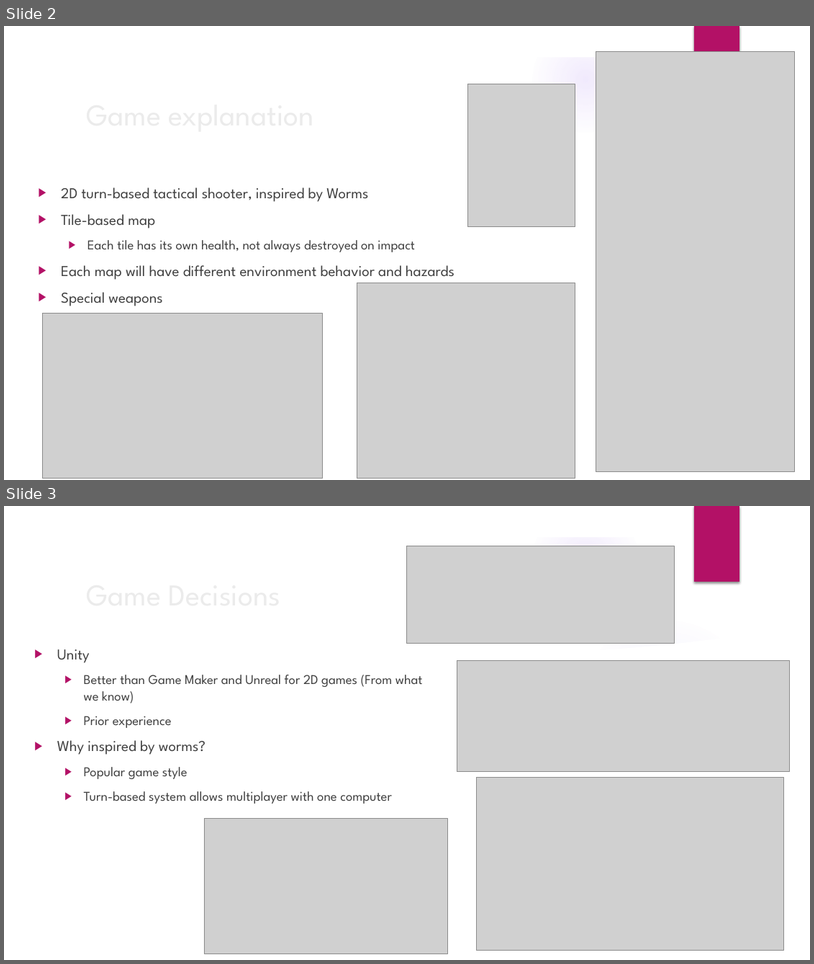
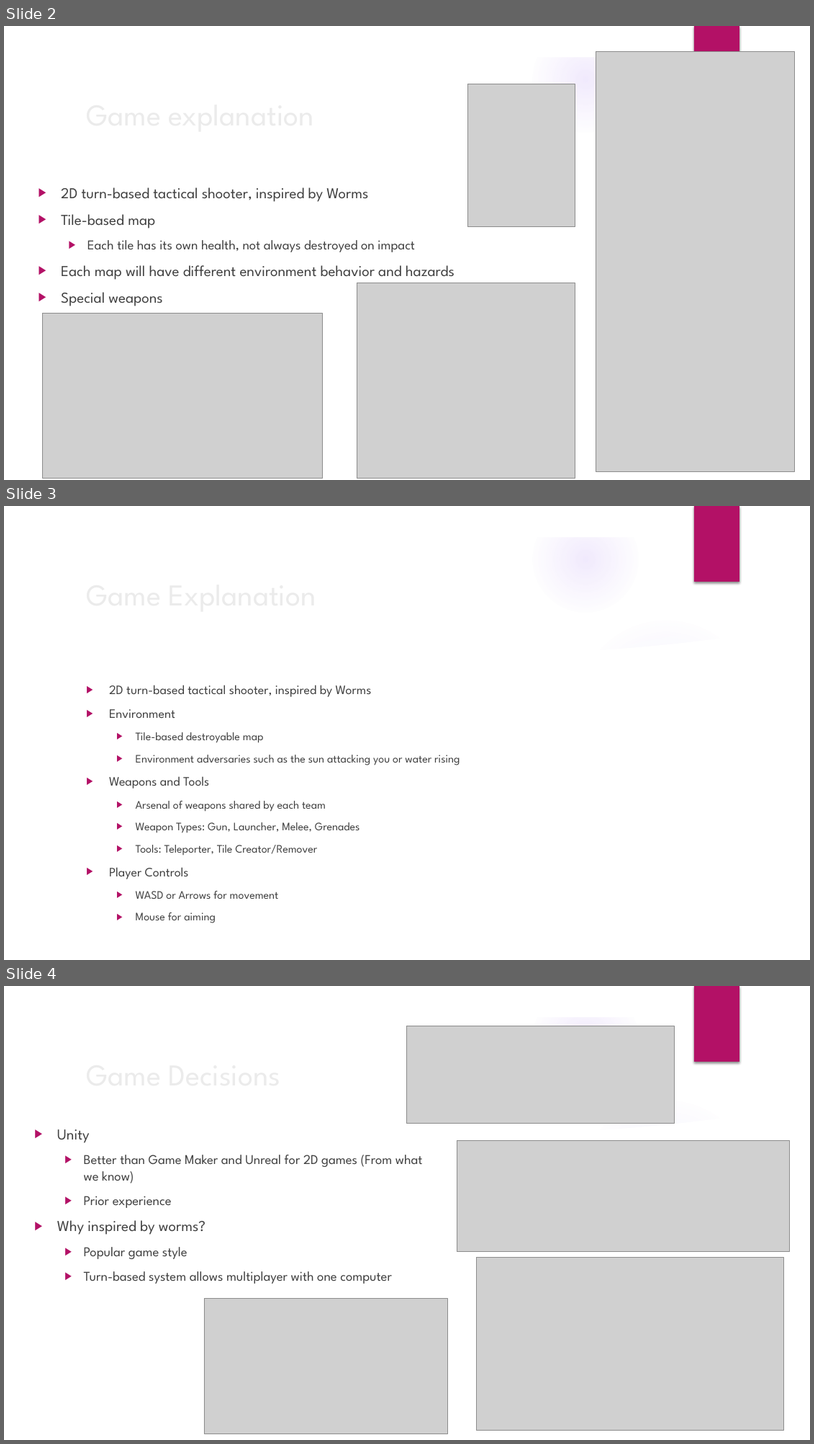
Before and after one commit to trevinofernando/2D-Tactical-Game, a slide deck: Game Proposal.pptx. Shown one above the other, each under a label of ours: slides 2 and 3 before the commit, slides 2, 3 and 4 after it. The pictures are 814x964 and 814x1444 pixels, drawn with LibreOffice and Linux fonts; fonts in the diff are those of the drawing; grey boxes stand for pictures; background and template pictures are left out. Boxes give left, top, right and bottom in pixels: in the first picture for what was removed or moved away, otherwise in the second. Text is boxed around its words. In the diff, an @@ line names an element or a change of style, - is before the commit and + after.

Commit message:
Updates to Game Proposal slides

```diff
--- a/Game Proposal.pptx
+++ b/Game Proposal.pptx
@@ slide 3 added at (x1=4, y1=506, x2=810, y2=960), background picture (left out); not listed: 9 template elements that a slide beside it also shows @@
@@ title added at (x1=80, y1=570, x2=660, y2=617), 36 pt, text #EBEBEB @@
+Game Explanation
@@ text added at (x1=109, y1=685, x2=460, y2=898), 13.6 pt, text #404040 @@
+▶ 2D turn-based tactical shooter, inspired by Worms
+▶ Environment
+  ▶ Tile-based destroyable map
+  ▶ Environment adversaries such as the sun attacking you or water rising
+▶ Weapons and Tools
+  ▶ Arsenal of weapons shared by each team
+  ▶ Weapon Types: Gun, Launcher, Melee, Grenades
+  ▶ Tools: Teleporter, Tile Creator/Remover
+▶ Player Controls
+  ▶ WASD or Arrows for movement
+  ▶ Mouse for aiming
@@ what was slide 3 is now slide 4 @@
```
Also in this commit, not shown: 3 slides changed, 2 other slides added, 2 slides removed.
